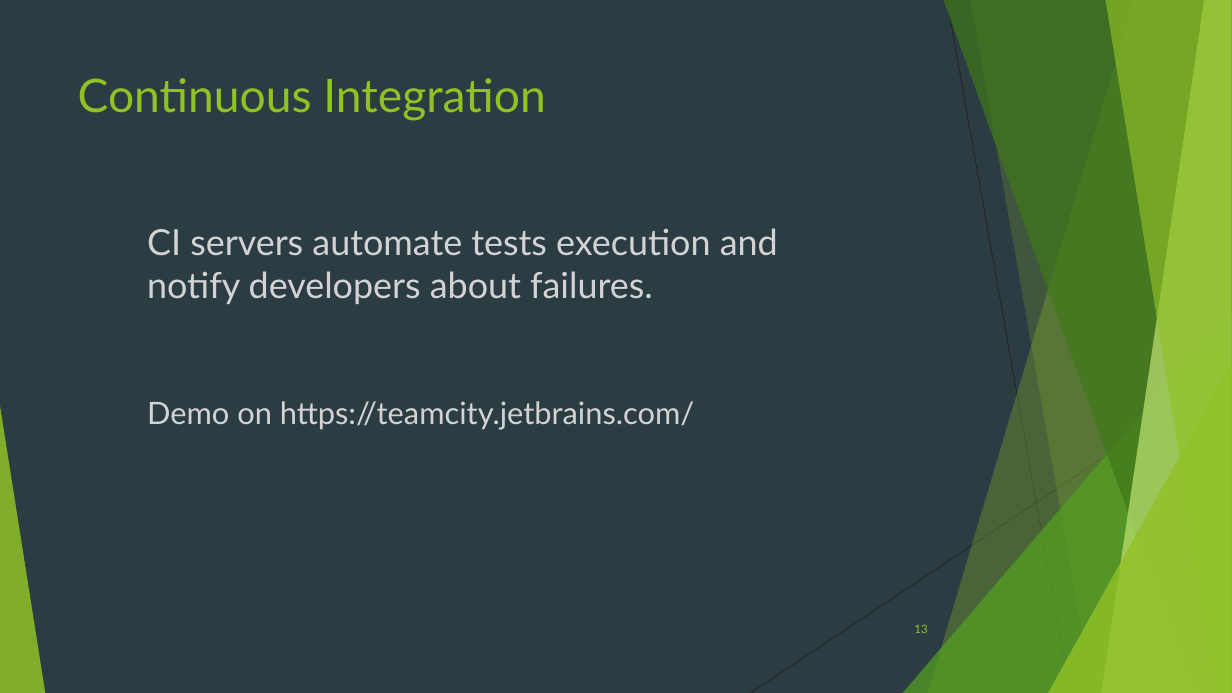
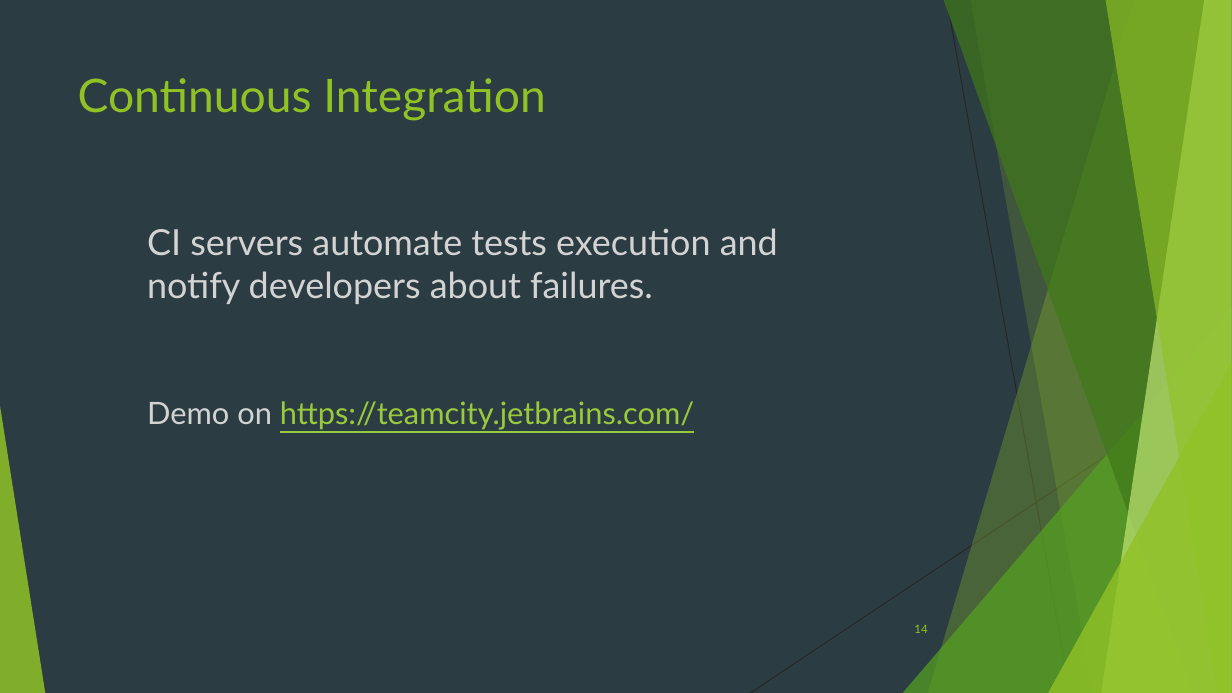
Before and after one commit to lionvs/NET_CodeTesting, a slide deck: slide 14 of Presentation.pptx (slide 13 before the commit). Drawn at 1232x693 pixels with LibreOffice and Linux fonts; fonts in the diff are those of the drawing. Boxes give left, top, right and bottom in pixels: in the first picture for what was removed or moved away, otherwise in the second. Text is boxed around its words. In the diff, an @@ line names an element or a change of style, - is before the commit and + after.

```diff
--- a/Presentation.pptx
+++ b/Presentation.pptx
@@ text "Demo on https://teamcity.jetbrains.com/" at (x1=147, y1=401, x2=694, y2=430): text colour #D3D3D3 to #99CA3C, underline on in "https://teamcity.jetbrains.com/" @@
@@ page number at (x1=914, y1=625, x2=927, y2=633): text changed @@
-13
+14
```
Also in this commit, not shown: 4 other slides changed, 1 slide added.
